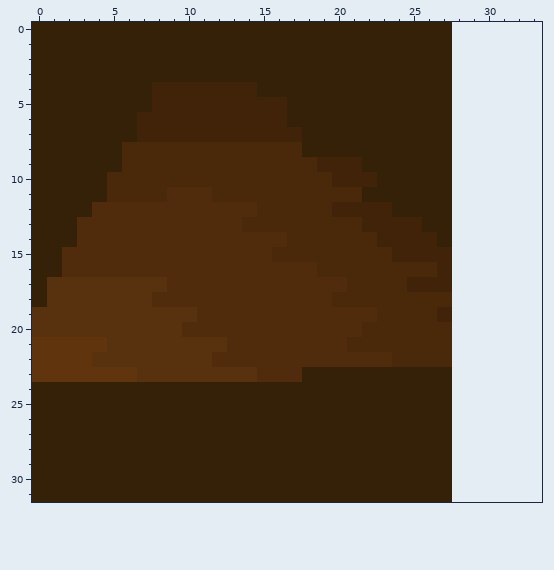
Pixel-art sprite -- src/resources/OSRS_images/anchor.png. Above, as it was before the edit.
The file is 28x32 pixels. Colours within 5 levels of each other are drawn and written as one. The old version is drawn lined up with the new one, on the new canvas.
New version:
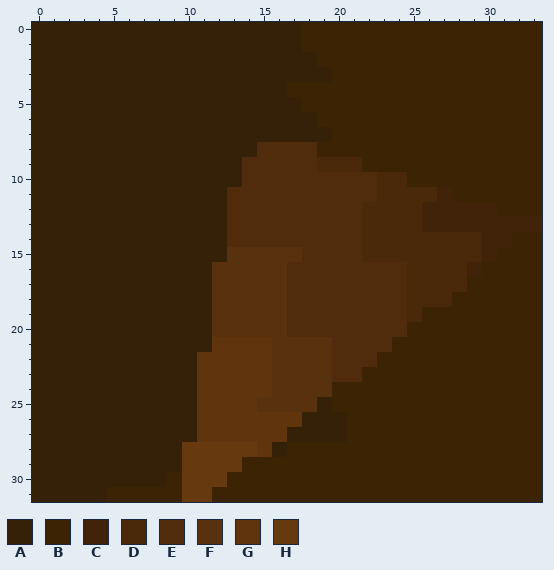
Palette (. is transparent): A #352107  B #3c2303  C #412309  D #49290a  E #512c0c  F #58310e  G #60350e  H #67390f
What changed:
canvas 28x32 -> 34x32
y 0..1: x 18..33 AAAAAAAAAA...... -> BBBBBBBBBBBBBBBB
y 2: x 19..33 AAAAAAAAA...... -> BBBBBBBBBBBBBBB
y 3: x 20..33 AAAAAAAA...... -> BBBBBBBBBBBBBB
y 4: x 8..14 CCCCCCC -> AAAAAAA; x 17..33 AAAAAAAAAAA...... -> BBBBBBBBBBBBBBBBB
y 5: x 8..16 CCCCCCCCC -> AAAAAAAAA; x 18..33 AAAAAAAAAA...... -> BBBBBBBBBBBBBBBB
y 6: x 7..16 CCCCCCCCCC -> AAAAAAAAAA; x 19..33 AAAAAAAAA...... -> BBBBBBBBBBBBBBB
y 7: x 7..17 CCCCCCCCCCC -> AAAAAAAAAAA; x 20..33 AAAAAAAA...... -> BBBBBBBBBBBBBB
y 8: x 6..33 DDDDDDDDDDDDAAAAAAAAAA...... -> AAAAAAAAAEEEEBBBBBBBBBBBBBBB
y 9: x 6..33 DDDDDDDDDDDDDCCCAAAAAA...... -> AAAAAAAAEEEEEDDDBBBBBBBBBBBB
y 10: x 5..33 DDDDDDDDDDDDDDDCCCAAAAA...... -> AAAAAAAAAEEEEEEEEEDDBBBBBBBBB
y 11: x 5..33 DDDDEEEDDDDDDDDDDAAAAAA...... -> AAAAAAAAEEEEEEEEEEDDDDCBBBBBB
y 12: x 4..12 EEEEEEEEE -> AAAAAAAAA; x 15..33 DDDDDCCCCAAAA...... -> EEEEEEEDDDDCCCCCBBB
y 13: x 3..12 EEEEEEEEEE -> AAAAAAAAAA; x 14..33 DDDDDDDDCCCCAA...... -> EEEEEEEEDDDDCCCCCCCC
y 14: x 3..12 EEEEEEEEEE -> AAAAAAAAAA; x 17..21 DDDDD -> EEEEE; x 23..33 CCCCA...... -> DDDDDDDCCBB
y 15: x 2..21 EEEEEEEEEEEEEEDDDDDD -> AAAAAAAAAAAFFFFFEEEE; x 24..33 CCCC...... -> DDDDDDCBBB
y 16: x 2..16 EEEEEEEEEEEEEEE -> AAAAAAAAAAFFFFF; x 19..24 DDDDDD -> EEEEEE; x 27..33 C...... -> DDCBBBB
y 17: x 1..16 FFFFFFFFEEEEEEEE -> AAAAAAAAAAAFFFFF; x 21..33 DDDDCCC...... -> EEEEDDDDBBBBB
y 18: x 1..16 FFFFFFFEEEEEEEEE -> AAAAAAAAAAAFFFFF; x 20..24 DDDDD -> EEEEE; x 28..33 ...... -> BBBBBB
y 19: x 0..16 FFFFFFFFFFFEEEEEE -> AAAAAAAAAAAAFFFFF; x 23..24 DD -> EE; x 26..33 DC...... -> BBBBBBBB
y 20: x 0..16 FFFFFFFFFFEEEEEEE -> AAAAAAAAAAAAFFFFF; x 22..33 DDDDDD...... -> EEEBBBBBBBBB
y 21: x 0..19 GGGGGFFFFFFFFEEEEEEE -> AAAAAAAAAAAAGGGGFFFF; x 21..33 DDDDDDD...... -> EEEBBBBBBBBBB
y 22: x 0..19 GGGGFFFFFFFFEEEEEEEE -> AAAAAAAAAAAGGGGGFFFF; x 23..33 EDDDD...... -> BBBBBBBBBBB
y 23: x 0..33 GGGGGGGFFFFFFFFEEEAAAAAAAAAA...... -> AAAAAAAAAAAGGGGGFFFFEEBBBBBBBBBBBB
y 24: x 11..33 AAAAAAAAAAAAAAAAA...... -> GGGGGFFFFBBBBBBBBBBBBBB
y 25: x 11..18 AAAAAAAA -> GGGGFFFF; x 20..33 AAAAAAAA...... -> BBBBBBBBBBBBBB
y 26: x 11..17 AAAAAAA -> GGGGGGG; x 21..33 AAAAAAA...... -> BBBBBBBBBBBBB
y 27: x 11..16 AAAAAA -> GGGGGG; x 21..33 AAAAAAA...... -> BBBBBBBBBBBBB
y 28: x 10..15 AAAAAA -> HHHHHG; x 17..33 AAAAAAAAAAA...... -> BBBBBBBBBBBBBBBBB
y 29: x 10..33 AAAAAAAAAAAAAAAAAA...... -> HHHHBBBBBBBBBBBBBBBBBBBB
y 30: x 9..33 AAAAAAAAAAAAAAAAAAA...... -> BHHHBBBBBBBBBBBBBBBBBBBBB
y 31: x 5..33 AAAAAAAAAAAAAAAAAAAAAAA...... -> BBBBBHHBBBBBBBBBBBBBBBBBBBBBB
